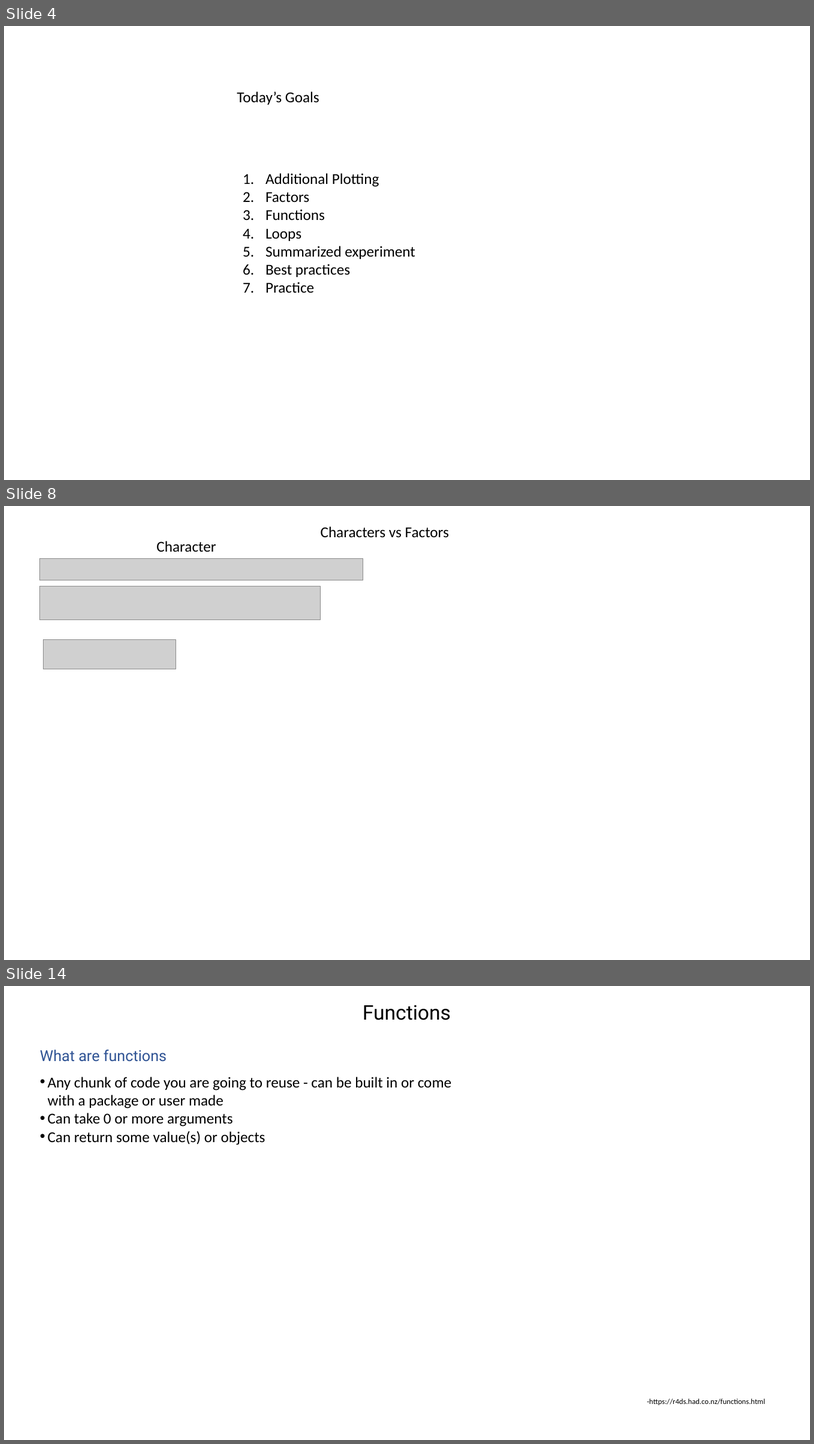
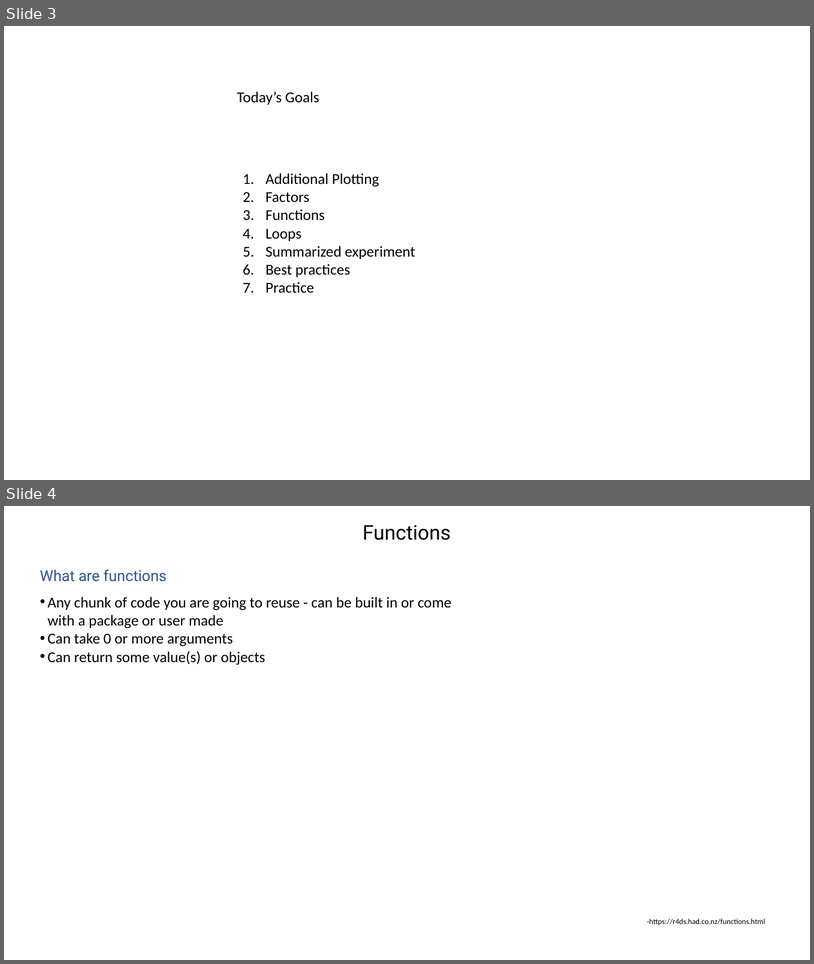
Before and after one commit to jraab/GNET749_RNAseq, a slide deck: lectures/2026_GNET749_Lecture3.pptx. Shown one above the other, each under a label of ours: slides 4, 8 and 14 before the commit, slides 3 and 4 after it; the slides between them are not shown. The pictures are 814x1444 and 814x964 pixels, drawn with LibreOffice and Linux fonts; fonts in the diff are those of the drawing; grey boxes stand for pictures. Boxes give left, top, right and bottom in pixels: in the first picture for what was removed or moved away, otherwise in the second. Text is boxed around its words. In the diff, an @@ line names an element or a change of style, - is before the commit and + after.

```diff
--- a/lectures/2026_GNET749_Lecture3.pptx
+++ b/lectures/2026_GNET749_Lecture3.pptx
@@ slide 8 removed at [4,506,810,960], background #FFFFFF @@
@@ text removed at [156,541,216,552] @@
-Character
@@ text removed at [321,526,449,538] @@
-Characters vs Factors
@@ picture removed at [39,559,363,580] @@
@@ picture removed at [39,586,320,620] @@
@@ picture removed at [44,640,176,669] @@
@@ what was slide 4 is now slide 3 @@
@@ what was slide 14 is now slide 4 @@
```
Also in this commit, not shown: 9 other slides removed, 1 other file.
